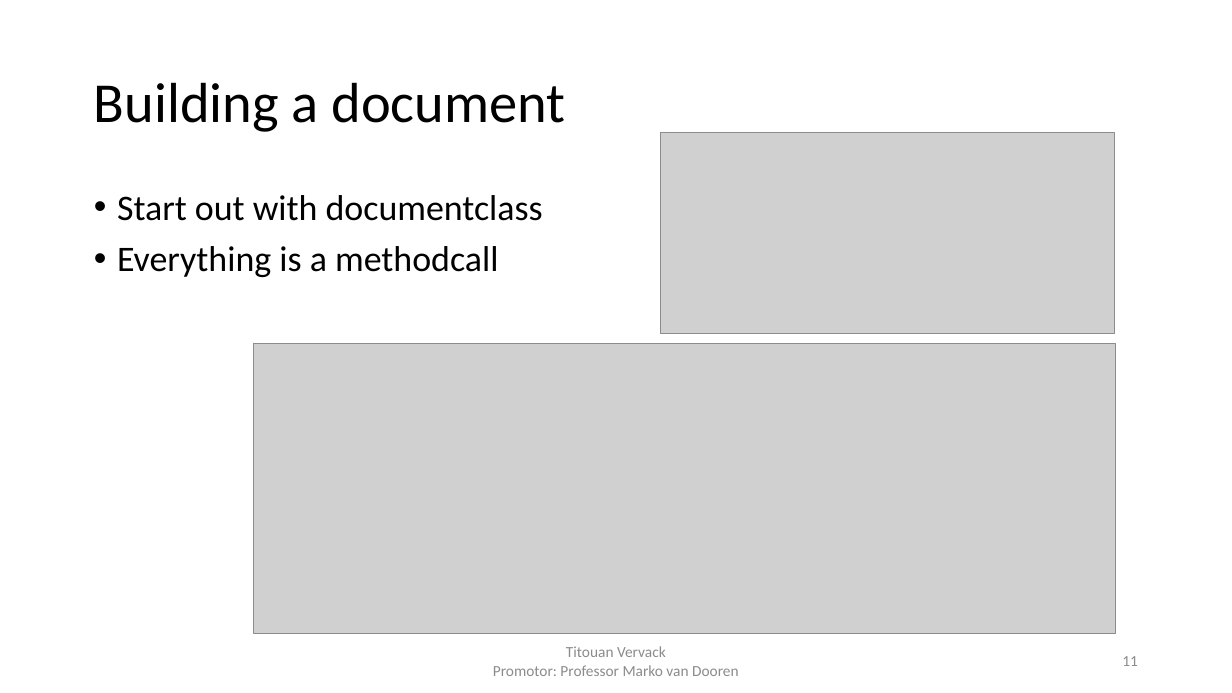
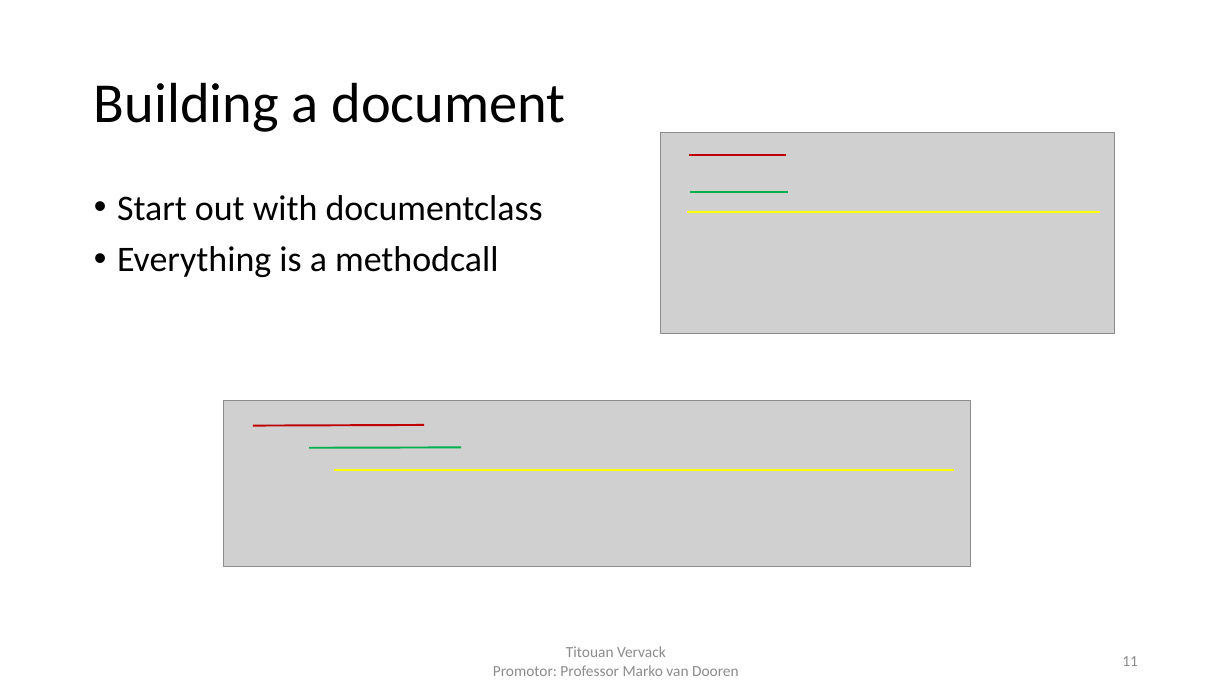
Before and after one commit to FlashYoshi/neio, a slide deck: slide 11 of presentation/Intermediate Presentation.pptx. Drawn at 1232x693 pixels with LibreOffice and Linux fonts; fonts in the diff are those of the drawing; grey boxes stand for pictures. Boxes give left, top, right and bottom in pixels: in the first picture for what was removed or moved away, otherwise in the second. Text is boxed around its words. In the diff, an @@ line names an element or a change of style, - is before the commit and + after.

```diff
--- a/presentation/Intermediate Presentation.pptx
+++ b/presentation/Intermediate Presentation.pptx
@@ line added from (689, 155) to (787, 155), #C00000 1.5 pt @@
@@ line added from (690, 192) to (787, 192), #00B050 1.5 pt @@
@@ line added from (688, 212) to (1101, 212), #FFFF00 1.5 pt @@
@@ picture removed at <box>254,344,1116,634</box> @@
@@ picture added at <box>224,400,970,567</box> @@
@@ line added from (253, 426) to (424, 425), #C00000 1.5 pt @@
@@ line added from (309, 448) to (461, 447), #00B050 1.5 pt @@
@@ line added from (335, 470) to (955, 470), #FFFF00 1.5 pt @@
```
Also in this commit, not shown: 12 other slides changed, 1 slide added, 6 other files.
